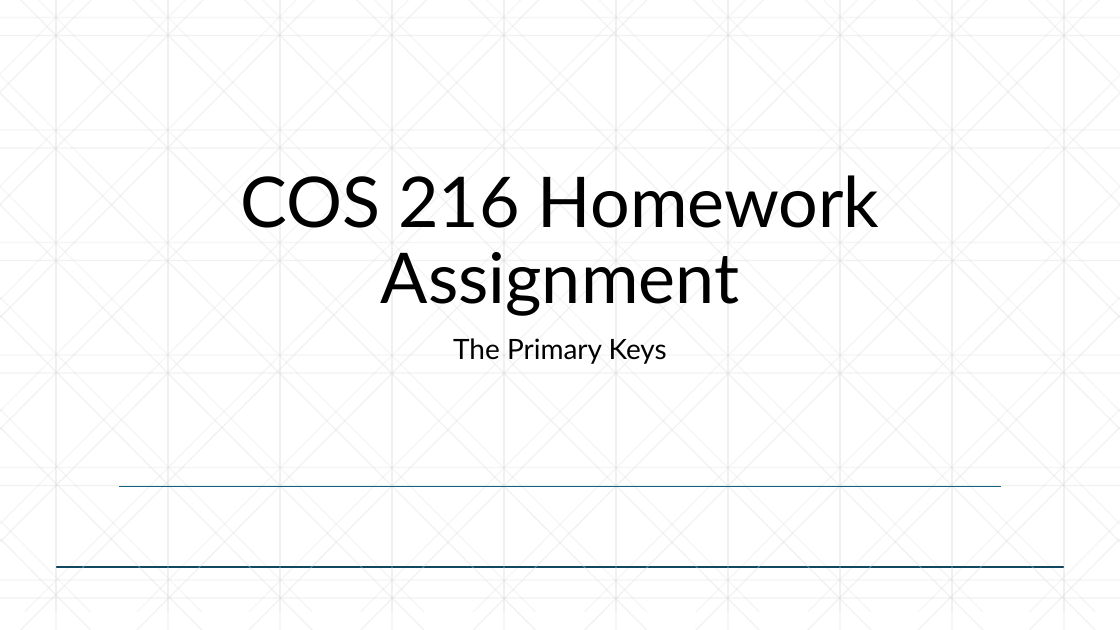
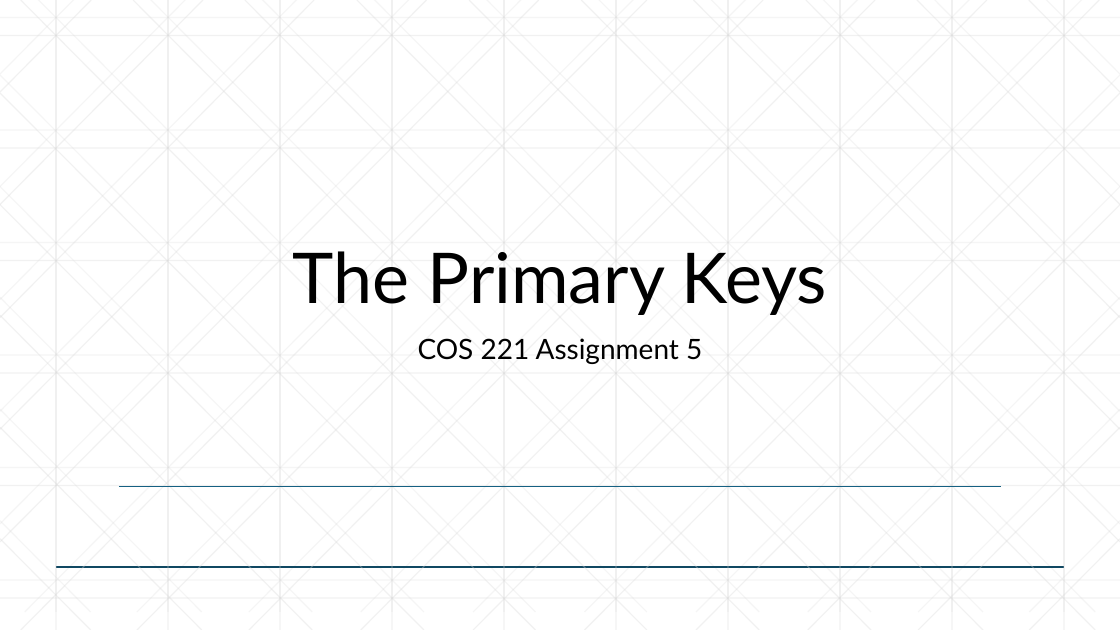
Before and after one commit to u23608821/COS221_Assignment_5, a slide deck: slide 1 of COS 216 Homework Assignment.pptx. Drawn at 1120x630 pixels with LibreOffice and Linux fonts; fonts in the diff are those of the drawing. Boxes give left, top, right and bottom in pixels: in the first picture for what was removed or moved away, otherwise in the second. Text is boxed around its words. In the diff, an @@ line names an element or a change of style, - is before the commit and + after.

```diff
--- a/COS 216 Homework Assignment.pptx
+++ b/COS 216 Homework Assignment.pptx
@@ title at box(293, 251, 827, 315): text changed @@
-COS 216 Homework Assignment
+The Primary Keys
@@ subtitle at box(418, 338, 702, 364): text changed @@
-The Primary Keys
+COS 221 Assignment 5
```
Also in this commit, not shown: 2 slides added.
